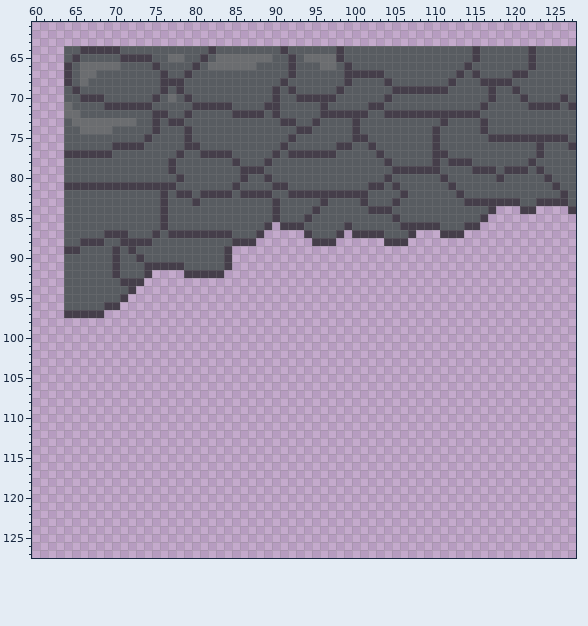
Pixel-art file, stored at assets/sprites/tileset/tileset.aseprite. The first picture shows the starting point.
128x128 pixels, 1 frame. Shown: x 60..127, y 61..127.
After:
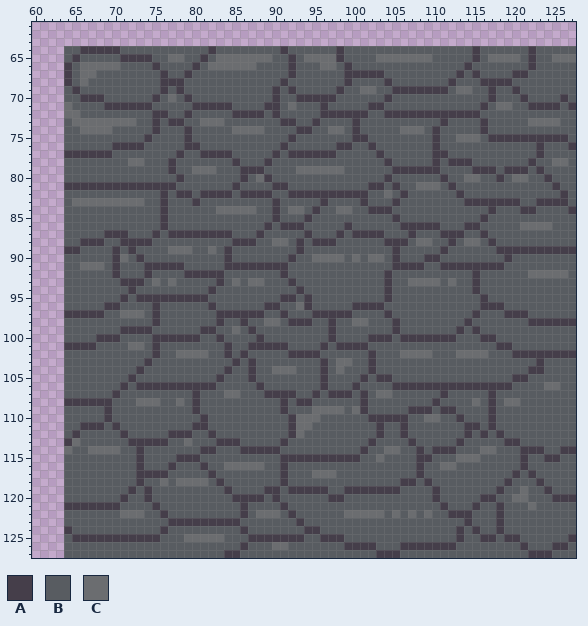
Palette (. is transparent): A #453e4a  B #585c61  C #6b6d70
The exact change:
Changed rows in their new state; - is an unchanged pixel.
first column x 103:
 65 CCCCCCC-------CCCC----CCC
first column x 64:
 69 -------------------------------------CC----------CC-------------
 71 ----------------------------C-------------------------CC--------
 73 -----------------CCC--------------------------------------CCCC--
 74 ---------------------CCCC--------CC-------CCC-------------------
 75 -------------------------------------------------CCC------------
 78 --------CC---------------------------------------------------CC-
 79 ----------------CCC----------CCCCCC-----------------------------
 80 ------------------------C-------------------------CC----CC------
 81 --------------------------------------------CCC-----------------
 82 ----------------------------------------C-----------------------
 83 -CCCCCCCCC------------------------------------------------------
 84 -------------------CCCCC----CC----CC------------------BBB--BBBB-
 85 -----------------------------------------------------BBBBBBBBBBB
 86 --------------------------B-------------------------BBBBBCCCCBBB
 87 -------------------------BBBBB-----B--------BBB---BBABBBBBBBBBBB
 88 ------------------------BBCCBAB---BBBBBB---BCCBBABCCBABBBBBBBBBB
 89 -------------CCC--C--BBBBBBBBABBBBBBBBBBBABBBBBABBBBBBAAAAAAAAAA
 90 -------C-------------BBBBBBBABBCCCCBCBCCBABBBAABBBBBBBBABBBBBBBB
 91 --CCC----------------AAAAAAABBBBBBBBBBBBBAAAABBAAAAAAAABBBBBBBBB
 92 -----------BBBB-----BBBBBBBABBBBBBBBBBBBABBBBBBBBBBABBBBBBCCCCCB
 93 ----------BCBCBBBBBABCBCCBBBABBBBBBBBBBBABBCCCCBCBBABBBBBBBBBBBB
 94 ---------BBBBBBBBBABBBBBBBBBBABBBBBBBBBBABBBBBBBBBBABBBBBBBBBBBB
 95 --------BAAAAAAAAABBBBBBBBBAABABBBBBBBBBABBBBBBBBBBBABBBBBBBBBBB
 96 -------BBBBABBBBBBABBBBBBAABBCABBBBBAAAABBBBBBBBBBBBAAABBBBBBBBB
 97 -----BBCCCBABBBBBBBAAAAAABBABBBAAAAABBBBABBBBBBBBBBABBBAAABBBBBB
 98 BBBBBBBBBBBABBBBBBBABBABBCCBAAABBABBCCBBBABBBBBBBBABBBBBBBAAAAAA
 99 BBBBBBBAAAABBBBBBAABBCBABBBBBBBBBABBBBBBBABBBBBBBABABBBBBBBBBBBB
100 BBBBAAABBBBAAAAAABBABBBBABBBBBBBBABBBBAAABAAAAAAABBBAABBBBBBBBBB
101 AAAABBBBCCBABBBBBBBBABBAAAAABBBBABAAAABBBBBBBBBBBBBBBBAABBBBBBBB
102 BBBBBBBBBBBABBCCCCBBABABBBBBAAAABBBBBBABBBCCCCBBBCCCCBBBAAAAAAAA
103 BBBBBBBBBBABBBBBBBBBBABABBBBBBBBABCCBBABBBBBBBBBBBBBBBBBBBBABBBB
104 BBBBBBBBBABBBBBBBBBBABBABBCCCBBBABCBBBABBBBBBBBBBBBBBBBBBBAABBBB
105 BBBBBBBBABBBBBBBBBBABBBABBBBBBBBABBBBABAABBBBBBBBBBBBBBBAABBBBBB
106 BBBBBBBABAAAAAAAAAABBBBBABBBBBBBABBBABBBBAAAAAAAAAAAAAAABBBBCCBB
107 BBBBBBABBBBBBBBBABBBCCBBBAAAABBABAAABABCCBBBBBBABBBBBABBBBBBBBBB
108 AAAAAABBBCCCBBCBABBBBBBBBBBABAABBBBBBABBBBBBBBABBBBCBABCCBBBBBBB
109 BBBBBABBBBBBBBBBABBBBBBBBBBABBBCCCCBCABBBBBAAABAABBBBABBBBBBBBBB
110 BBBBBABBBBBBBBBBBABBBBBBBBBBACCCBBBBBBAAAAABBCCBBABBBABBBBBBBBBB
111 BBAAABABBBBBBBBBAABBBBBBBBBBACCBBBBBBBBABBABBBBBBBAABABBBBBBBBBB
112 BABBBBBABBBBBAAABBABBBBBBBBBACBBBBBBBBBABBABBBBBBBABABABBBBBBBBB
113 ACBBBBBBAAAAABBCBBBAAABBBBBABBBBBBBBBBABBBBABBBBBABBBBBAABBBBBBB
114 CBBCCCCBBABBBBBBBAABBBAAAAABBBBBBBBBBABBCCBBABAAABBBCCBBBAAABBAA
115 BBBBBBBBBABBBBAAABBBBBBBBBBAAAAAAAAAABBCBBBBAABBBCCCBBBBBABBAABB
116 BBBBBBBBBABBBABBBABBCCCCCBBABBBBBBBBBBBBBBBBABBCCBBBBBBBBABBBBBB
117 BBBBBBBBBAAAABBBBBABBBBBBBBABBBCCCBBBBBBBBBBABBBBBBBBBBBABABBBBB
118 BBBBBBBBBABBCBCCCCBABBBBBBBABBBBBBBBBBBBBBAABABBBBBBBBBABBBABBBB
119 BBBBBBBBABABBBBBBBBBABBBBAABAAAAABBAAAAAAABBBBABBBBBBBABBCBBABBB
120 BBBBBBBABBABBBBBBBBBBAAAABABBBBBBAABBBBBBBBBBBABBBBBAABBCCBBBAAA
121 AAAAAAABBBBABBBBBBBBBBABBBBABBBBBBBBBBBBBBBBBBBABBBABBABBBCBBBBB
122 BBBBBBBCCCBBABBBBBBBBBABCCCBABBBBBBCCCCCBCBCBCBBAAABBBABBBBBBBBB
123 BBBBBBBBBBBBBAAAAAAAAABBBBBBBABBBBBBBBBBBBBBBBBBBBABBBABBBBBBBBB
124 ABBBBBBBBBBBABBBBBBBBBABBBBBBBAABBBBBBBBBBBBBBBBBABABBABBBBBBBBB
125 BAAAAAAAAAAABBBCCCCCBBBAAAAAAABBAAABBBBBBBBBBBBBBABBAABAABBBBBBA
126 BBBBBBBBBBBBBBBBBBBBBBABBBCCBBBBBBBAAAABBBAAAAAAABBBBBBBBABBBAAB
127 BBBBBBBBBBBBBBBBBBBBAABBBBBBBBBBBBBBBBBAAABBBBBBBBBBBBBBBBAAABBB
